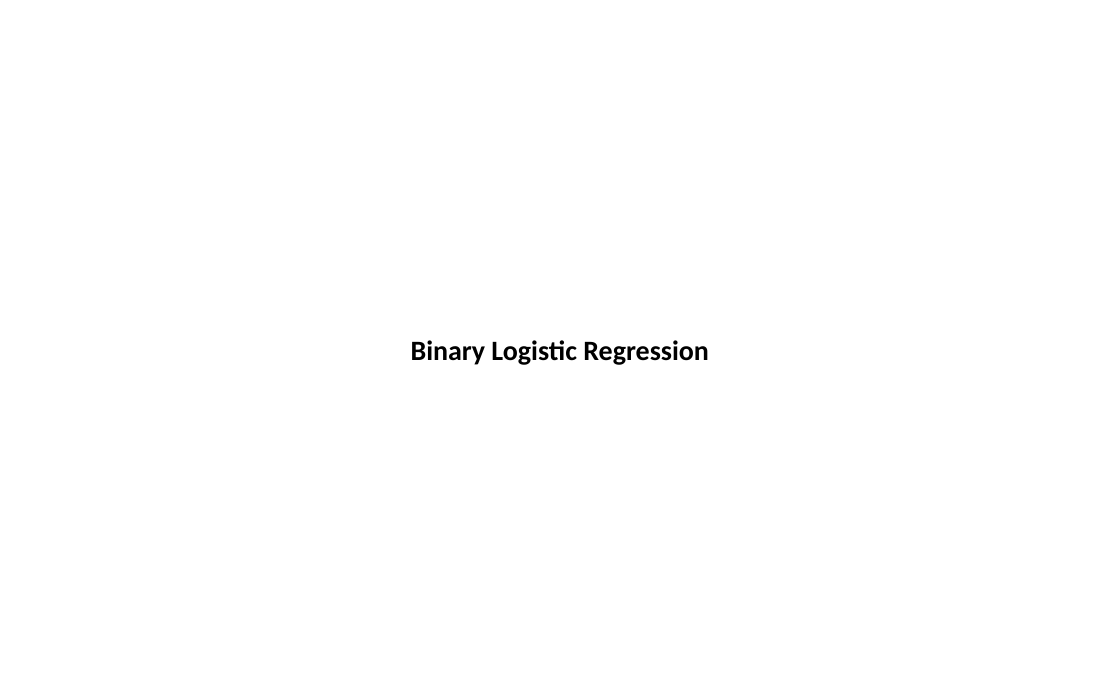
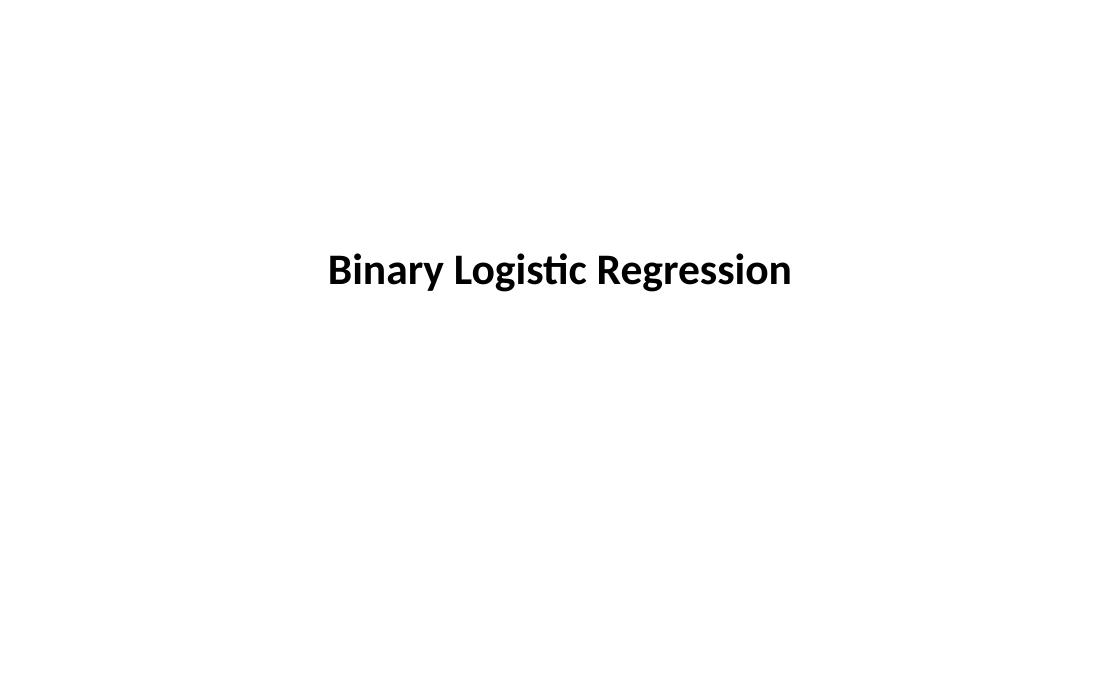
Before and after one commit to SLU-Courses-Townes/SOC6100, a slide deck: slide 19 of Presentations/Presentation02/Townes_SOC6100_Presentation02.pptx (slide 17 before the commit). Drawn at 1120x700 pixels with LibreOffice and Linux fonts; fonts in the diff are those of the drawing. Boxes give left, top, right and bottom in pixels: in the first picture for what was removed or moved away, otherwise in the second. Text is boxed around its words. In the diff, an @@ line names an element or a change of style, - is before the commit and + after.

```diff
--- a/Presentations/Presentation02/Townes_SOC6100_Presentation02.pptx
+++ b/Presentations/Presentation02/Townes_SOC6100_Presentation02.pptx
@@ text "Binary Logistic Regression": place and size @@
-text "Binary Logistic Regression" at (411,340,709,365)
+text "Binary Logistic Regression" at (328,253,792,292)
@@ text "Binary Logistic Regression" at (328,253,792,292): size 18 to 28 pt @@
```
Also in this commit, not shown: 10 other slides changed, 10 slides added, 2 slides removed, 9 other files.
